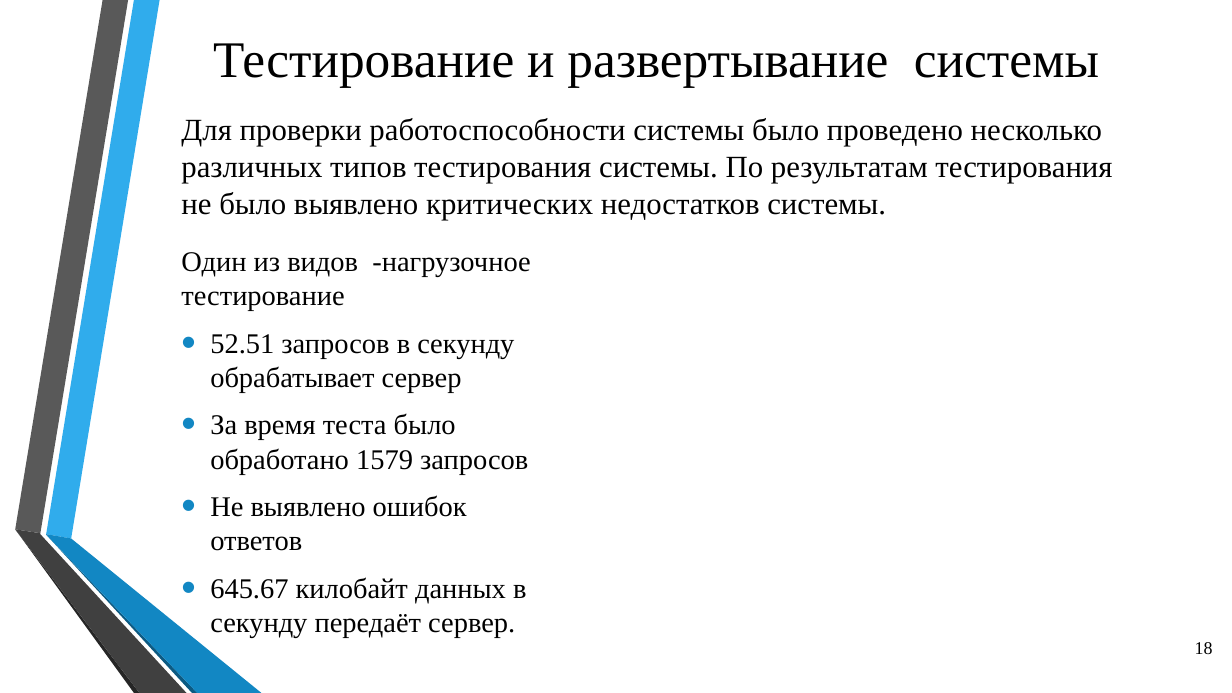
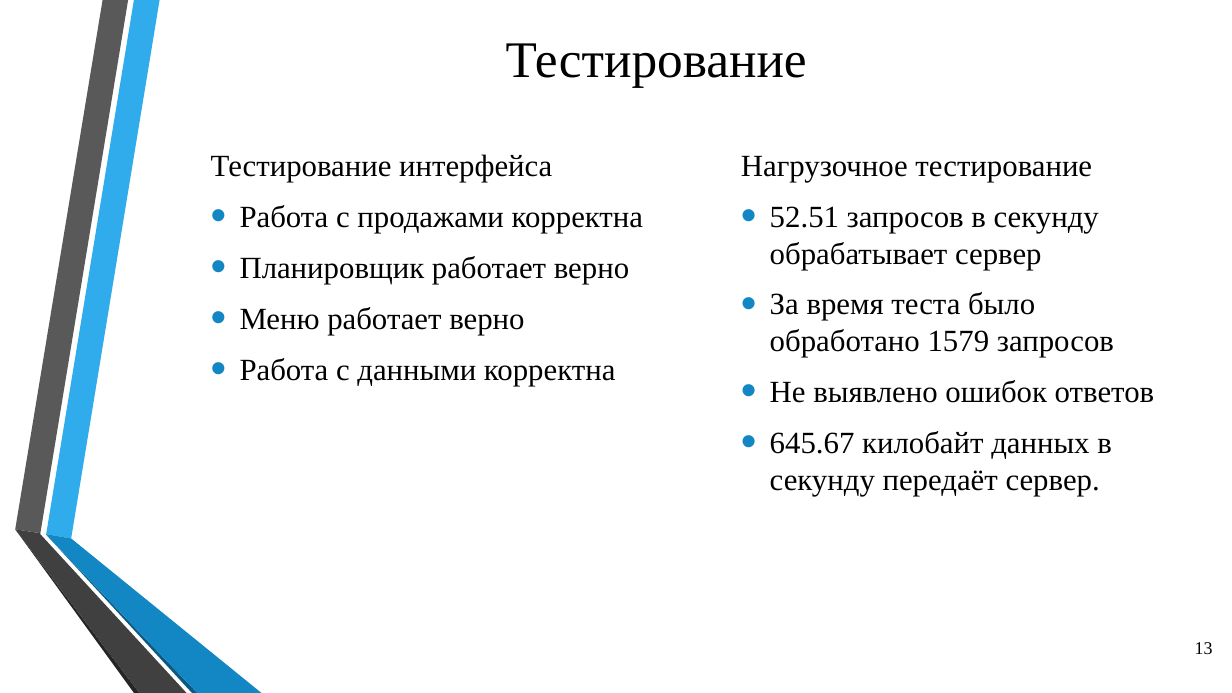
Before and after one commit to Yaroher2442/diplom-dev, a slide deck: slide 13 of diplom_preza.pptx (slide 18 before the commit). Drawn at 1232x693 pixels with LibreOffice and Linux fonts; fonts in the diff are those of the drawing; background and template pictures are left out. Boxes give left, top, right and bottom in pixels: in the first picture for what was removed or moved away, otherwise in the second. Text is boxed around its words. In the diff, an @@ line names an element or a change of style, - is before the commit and + after.

```diff
--- a/diplom_preza.pptx
+++ b/diplom_preza.pptx
@@ title at [506,43,807,87]: text changed @@
-Тестирование и развертывание системы
+Тестирование
@@ text removed at [181,118,1112,220] @@
-Для проверки работоспособности системы было проведено несколько различных типов тестирования системы. По результатам тестирования не было выявлено критических недостатков системы.
@@ text "Нагрузочное тестирование": place and size @@
-text "Нагрузочное тестирование" at [181,252,530,638]
+text "Нагрузочное тестирование" at [741,155,1155,496]
@@ text added at [211,154,643,386], 24 pt, text #000000 @@
+Тестирование интерфейса
+• Работа с продажами корректна
+• Планировщик работает верно
+• Меню работает верно
+• Работа с данными корректна
@@ text at [741,155,1092,182]: text changed; size 22.2 to 24 pt @@
-Один из видов -нагрузочное тестирование
+Нагрузочное тестирование
@@ text at [770,206,1155,496]: size 22.2 to 24 pt in "52.51 запросов в секунду обрабатывает сервер", "За время теста было обработано 1579 запросов", "Не выявлено ошибок ответов", "645.67 килобайт данных в секунду передаёт сервер." @@
@@ page number at [1195,642,1213,654]: text changed @@
-18
+13
```
Also in this commit, not shown: 2 other slides changed, 6 slides added, 10 slides removed, 2 other files.
